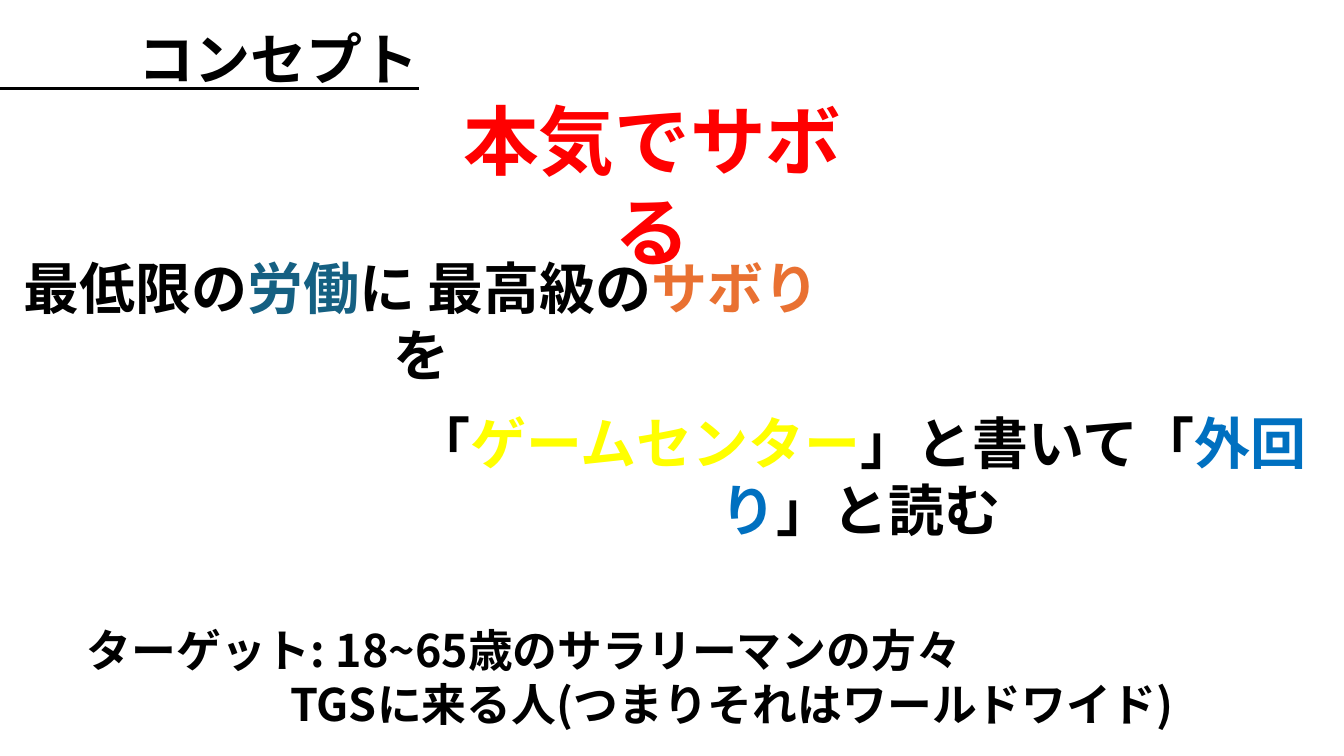
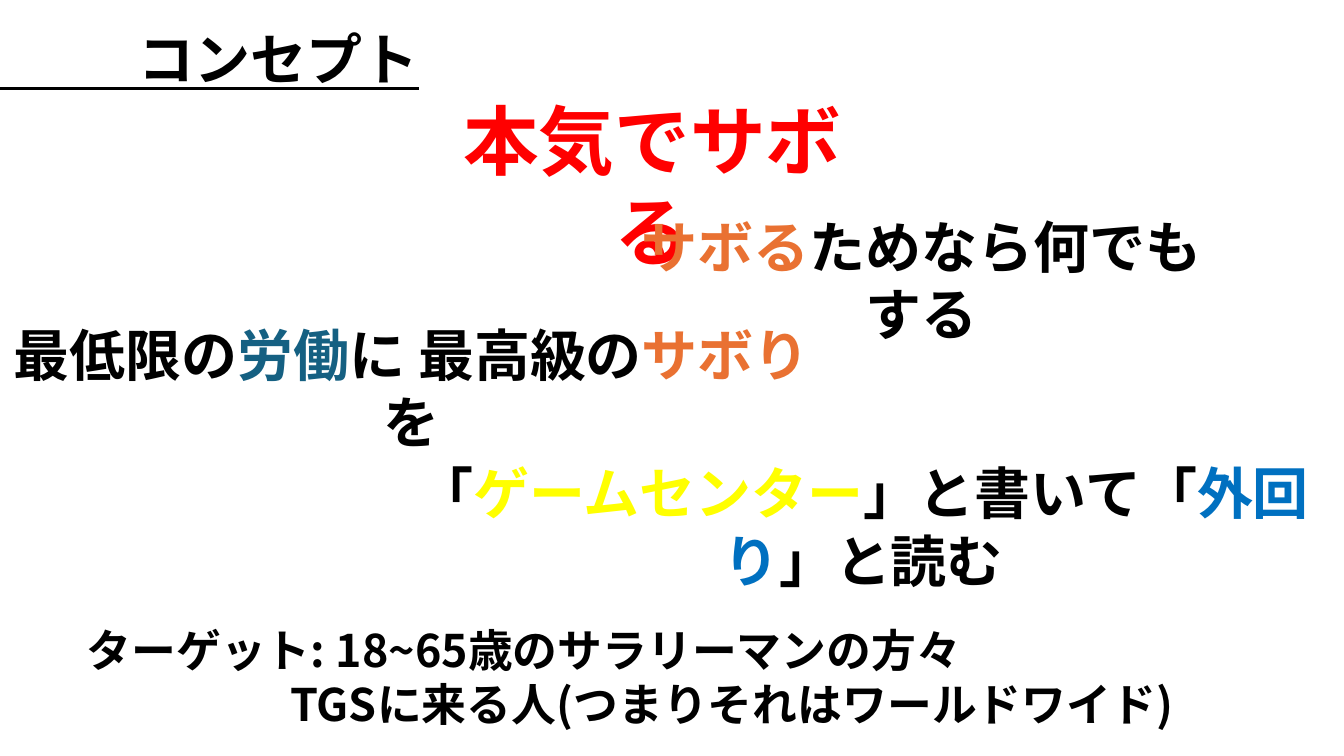
Before and after one commit to NISHIO-ASUMA/GotoTGS, a slide deck: slide 2 of 提出物関係/企画書/GC3_前期チーム制作_企画書.pptx. Drawn at 1344x756 pixels with LibreOffice and Linux fonts; fonts in the diff are those of the drawing; background and template pictures are left out. Boxes give left, top, right and bottom in pixels: in the first picture for what was removed or moved away, otherwise in the second. Text is boxed around its words. In the diff, an @@ line names an element or a change of style, - is before the commit and + after.

```diff
--- a/提出物関係/企画書/GC3_前期チーム制作_企画書.pptx
+++ b/提出物関係/企画書/GC3_前期チーム制作_企画書.pptx
@@ text added at (642,212,1201,339), 40 pt, text #000000, bold @@
+サボるためなら何でもする
@@ text "最低限の労働に 最高級のサボりを" rewrapped from (23,253,820,314) to (14,328,810,381) @@
@@ text "「ゲームセンター」と書いて「外回り」と読む": place and size @@
-text "「ゲームセンター」と書いて「外回り」と読む" at (415,416,1307,536)
+text "「ゲームセンター」と書いて「外回り」と読む" at (417,466,1309,587)
```
Also in this commit, not shown: 3 other slides changed, 1 slide added.
